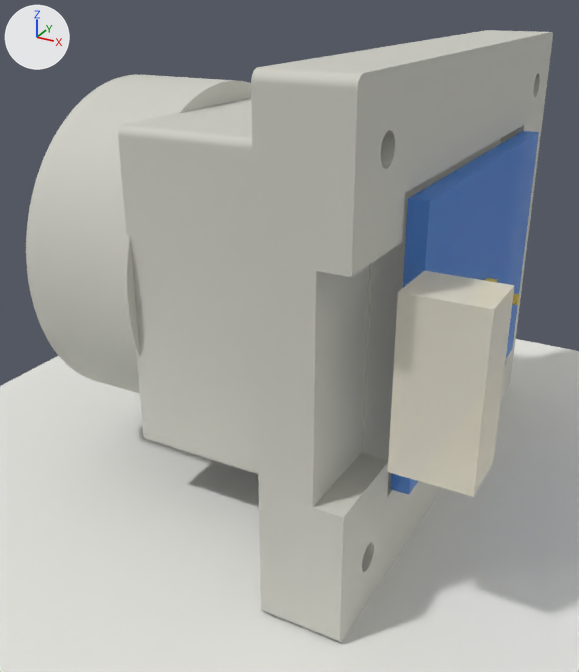
The Blender file cad/designs/as7343_cmount_spectral_module_holder_printable_saddle/artifacts/as7343_cmount_spectral_module_holder_printable_saddle.blend, before and after one commit.
The view is the same before and after, from a camera (50 mm lens) standing at (56.3, -68.0, 25.6) and looking at (20.7, -3.3, -6.7). Arrows for +X, +Y and +Z are at upper left; the lights stay in place. The older version comes first.

In view in the first picture: 'board proxy', 'clean printable holder', 'connector/header clearance proxy', 'print orientation floor plane' and 1 more.
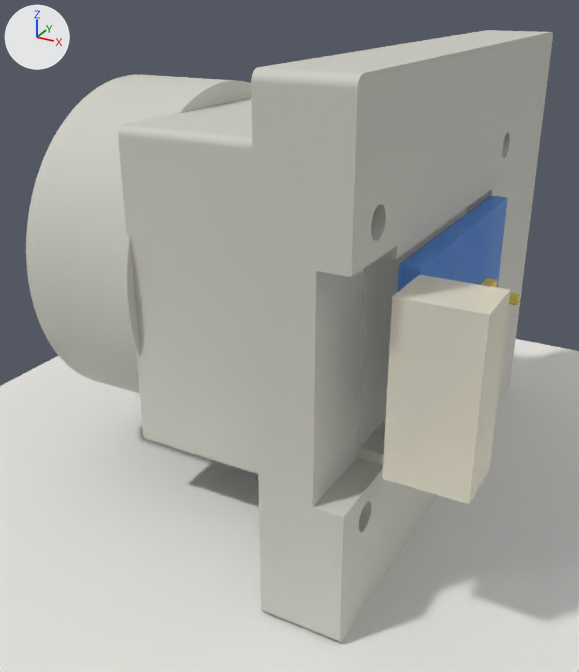
Changed parts and their boxes (x1, y1, x2, y2) in the pictures (579 x 672 px; the box of a moved part takes in the faces that stretch with it):
'connector/header clearance proxy', moved: before (388, 270, 514, 497); after (382, 275, 511, 504)
'board proxy', reshaped: before (391, 131, 539, 495); after (397, 196, 508, 293)
part 1 of me_as7343_cmount_spectral_module_holder_printable_saddle_holder, moved or reshaped: (313, 32, 553, 640) in both

What changed in the scene script:
```text
Change me_as7343_cmount_spectral_module_holder_printable_saddle_holder:
    used by ob_clean_printable_holder; location = (0.0, 0.0, 0.0)
    remove me_as7343_cmount_spectral_module_holder_printable_saddle_holder.from_pydata(...)  # 7507 vertices, 15030 faces; spans x 0.0..37.0, y -25.0..25.0, z -21.0..21.0
    add me_as7343_cmount_spectral_module_holder_printable_saddle_holder.from_pydata(...)  # 7503 vertices, 15014 faces; spans x 0.0..37.0, y -25.0..25.0, z -21.0..21.0
    me_as7343_cmount_spectral_module_holder_printable_saddle_holder part 1: 27 vertices moved from x 30.0..37.0, y -20.9..20.9, z -16.9..17.0 to x 30.0..37.0, y -21.1..11.1, z -12.7..12.7; 997 vertices removed from x 30.0..37.0, y -21.2..21.2, z -17.2..17.2; 993 vertices added at x 29.0..37.0, y -22.2..11.2, z -12.7..12.7
Change me_as7343_cmount_spectral_module_holder_printable_saddle_board_pro:
    used by ob_board_proxy; location = (0.0, 0.0, 0.0)
    remove me_as7343_cmount_spectral_module_holder_printable_saddle_board_pro.from_pydata(...)  # 8 vertices, 12 faces; spans x 37.0..38.7, y -16.0..16.0, z -12.0..12.0
    add me_as7343_cmount_spectral_module_holder_printable_saddle_board_pro.from_pydata(...)  # 8 vertices, 12 faces; spans x 37.0..38.7, y -17.0..6.0, z -7.5..7.5
    me_as7343_cmount_spectral_module_holder_printable_saddle_board_pro part 2: the whole mesh is rebuilt
Change me_as7343_cmount_spectral_module_holder_printable_saddle_accessory:
    used by ob_connector_header_clearance_proxy; location = (0.0, 0.0, 0.0)
    remove me_as7343_cmount_spectral_module_holder_printable_saddle_accessory.from_pydata(...)  # 8 vertices, 12 faces; spans x 38.6..45.0, y -21.0..-16.0, z -7.0..7.0
    add me_as7343_cmount_spectral_module_holder_printable_saddle_accessory.from_pydata(...)  # 8 vertices, 12 faces; spans x 38.6..45.0, y -22.0..-17.0, z -7.0..7.0
    me_as7343_cmount_spectral_module_holder_printable_saddle_accessory part 3: the whole mesh is moved by (0.0, -1.0, 0.0)
```
